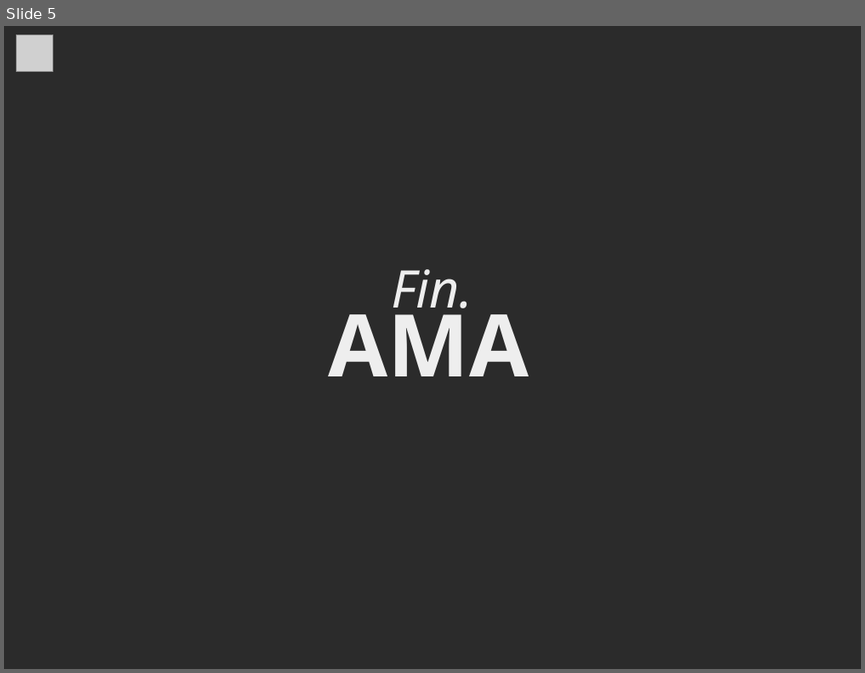
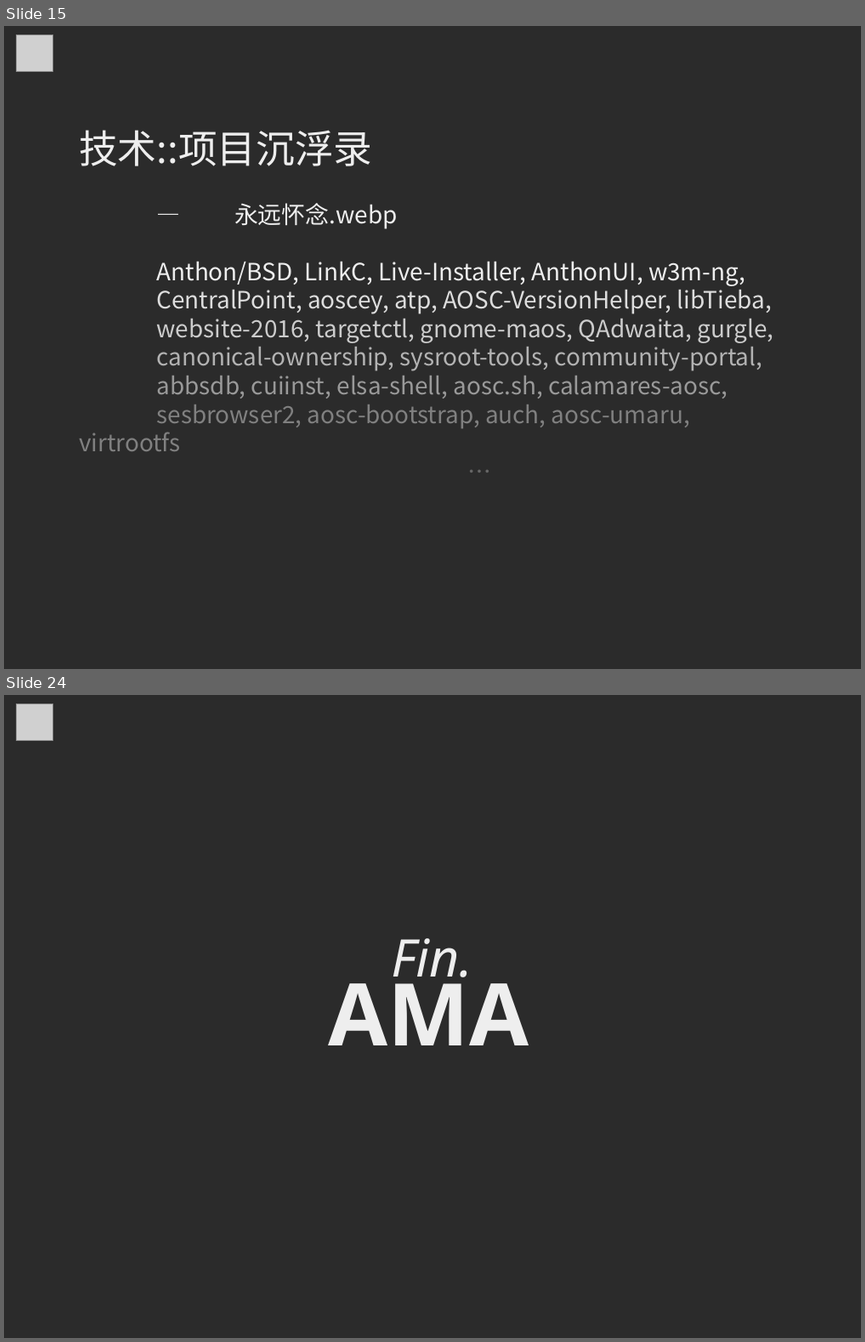
Before and after one commit to MingcongBai/soscon-2018-talk, a slide deck: slide.odp. Shown one above the other, each under a label of ours: slide 5 before the commit, slides 15 and 24 after it; the slides between them are not shown. The pictures are 865x673 and 865x1342 pixels, drawn with LibreOffice and Linux fonts; fonts in the diff are those of the drawing; grey boxes stand for pictures; background and template pictures are left out; a plain dark background stands for a picture behind light text. Boxes give left, top, right and bottom in pixels: in the first picture for what was removed or moved away, otherwise in the second. Text is boxed around its words. In the diff, an @@ line names an element or a change of style, - is before the commit and + after.

```diff
--- a/slide.odp
+++ b/slide.odp
@@ slide 15 added at (4, 26, 861, 669), background picture (left out) @@
@@ picture added at (17, 34, 53, 71) @@
@@ text added at (79, 130, 773, 451), 22 pt, text #EEEEEE @@
+技术::项目沉浮录
+— 永远怀念.webp
+Anthon/BSD, LinkC, Live-Installer, AnthonUI, w3m-ng,
+CentralPoint, aoscey, atp, AOSC-VersionHelper, libTieba,
+website-2016, targetctl, gnome-maos, QAdwaita, gurgle,
+canonical-ownership, sysroot-tools, community-portal,
+abbsdb, cuiinst, elsa-shell, aosc.sh, calamares-aosc,
+sesbrowser2, aosc-bootstrap, auch, aosc-umaru, virtrootfs
+…
@@ what was slide 5 is now slide 24 @@
```
Also in this commit, not shown: 1 slide changed, 21 other slides added, 3 slides removed.
